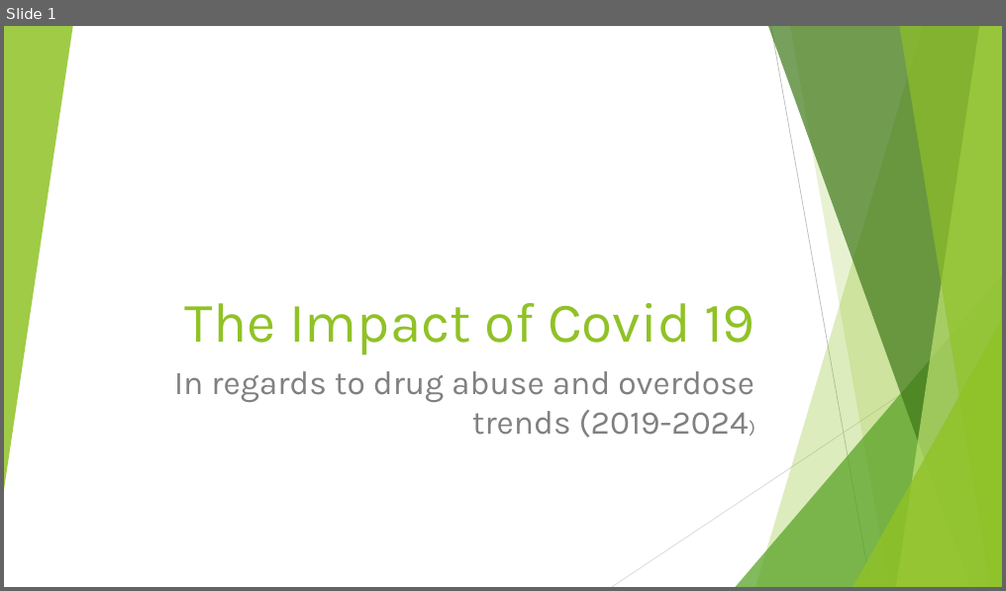
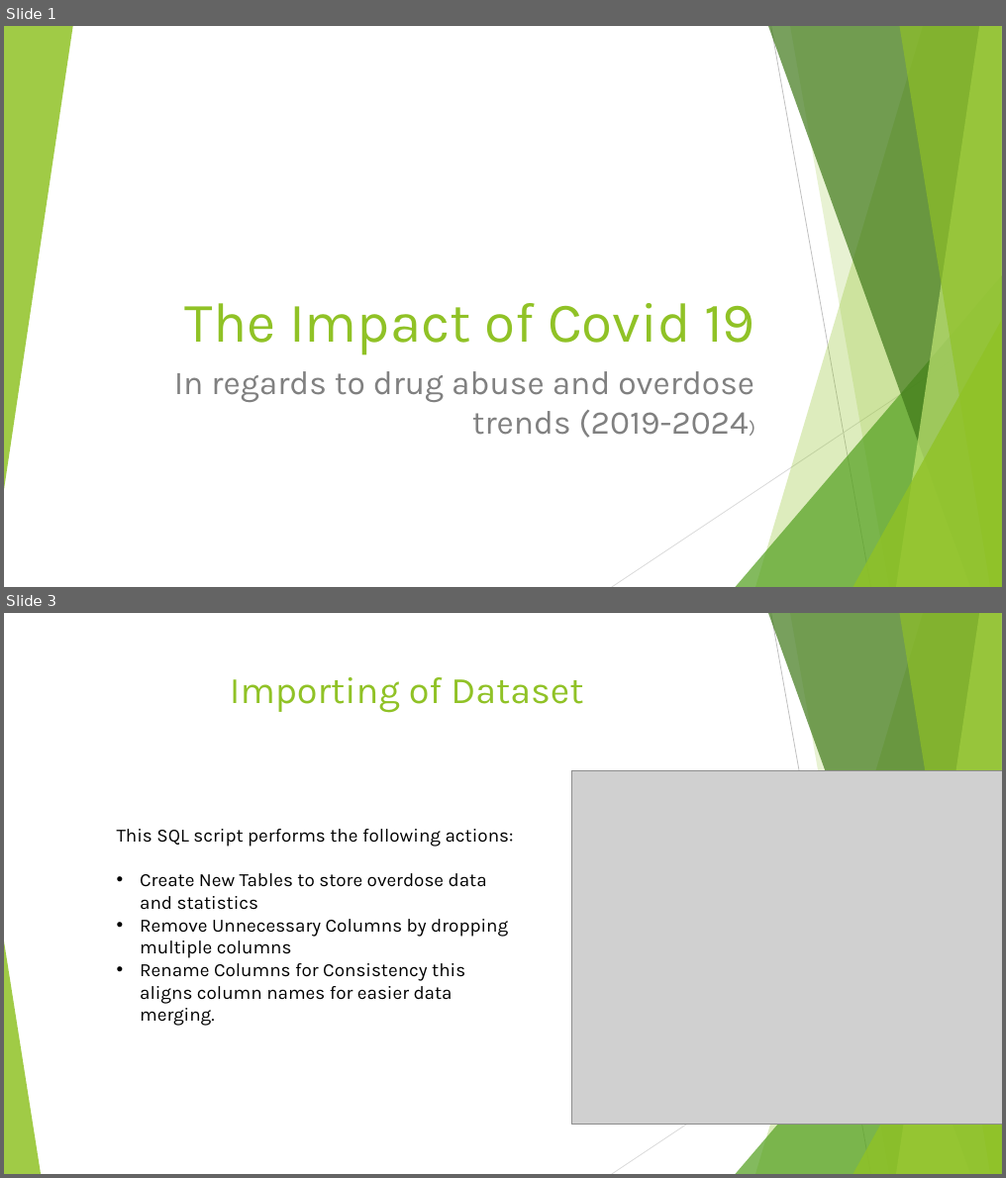
Before and after one commit to Inshirahk/Project-3-, a slide deck: Project 3 The Impact of Covid 19 (3).pptx. Shown one above the other, each under a label of ours: slide 1 before the commit, slides 1 and 3 after it; the slides between them are not shown. The pictures are 1006x591 and 1006x1178 pixels, drawn with LibreOffice and Linux fonts; fonts in the diff are those of the drawing; grey boxes stand for pictures. Boxes give left, top, right and bottom in pixels: in the first picture for what was removed or moved away, otherwise in the second. Text is boxed around its words. In the diff, an @@ line names an element or a change of style, - is before the commit and + after.

Commit message:
update pp

```diff
--- a/Project 3 The Impact of Covid 19 (3).pptx
+++ b/Project 3 The Impact of Covid 19 (3).pptx
@@ slide 3 added at (x1=4, y1=613, x2=1002, y2=1174), background #FFFFFF; not listed: 9 template elements that a slide beside it also shows @@
@@ title added at (x1=230, y1=677, x2=583, y2=713), 36 pt, text #90C226 @@
+Importing of Dataset
@@ picture added at (x1=571, y1=771, x2=1002, y2=1124) @@
@@ text added at (x1=117, y1=829, x2=514, y2=1004), 18 pt, text #000000 @@
+This SQL script performs the following actions:
+• Create New Tables to store overdose data and statistics
+• Remove Unnecessary Columns by dropping multiple columns
+• Rename Columns for Consistency this aligns column names for easier data merging.
@@ triangle added at (x1=4, y1=942, x2=41, y2=1174), fill #90C226 at 85% opacity @@
```
